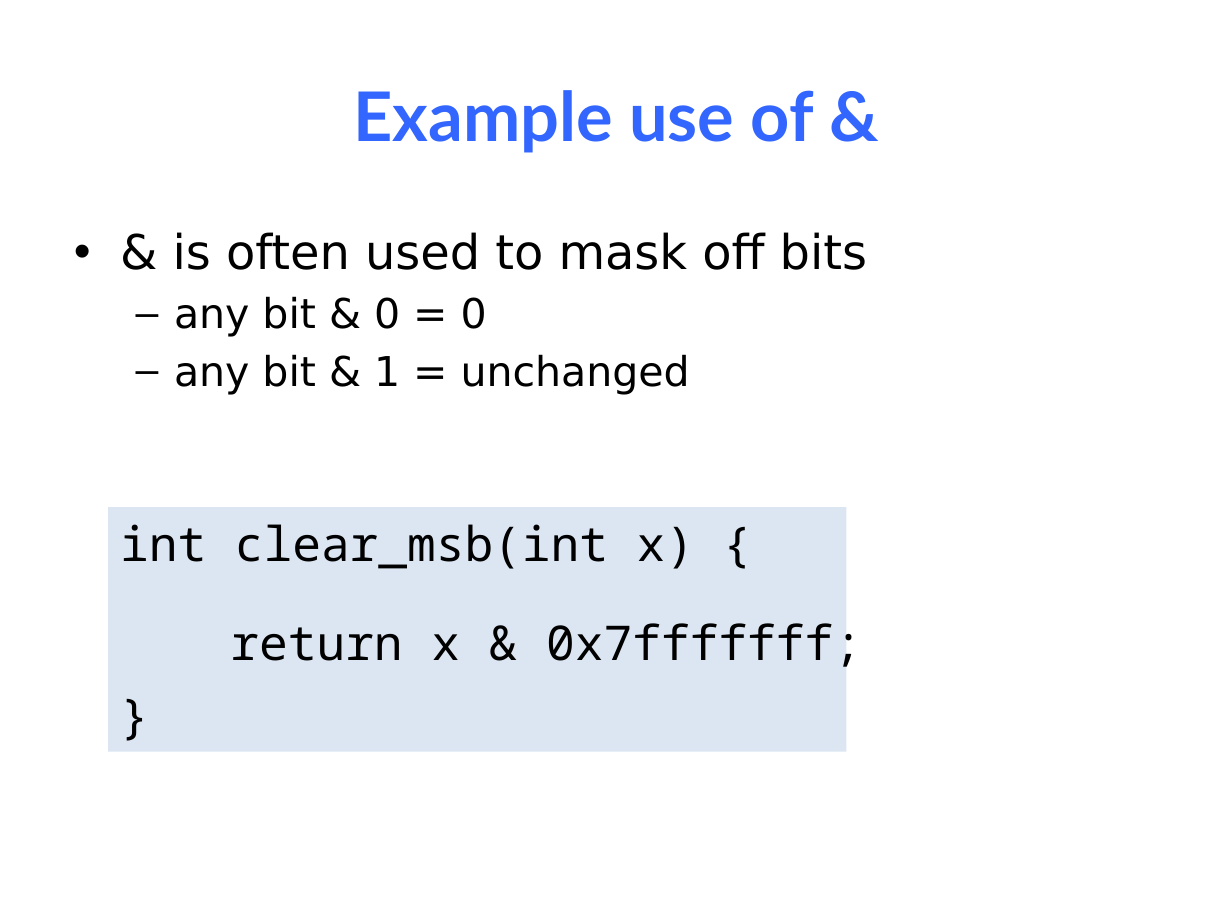
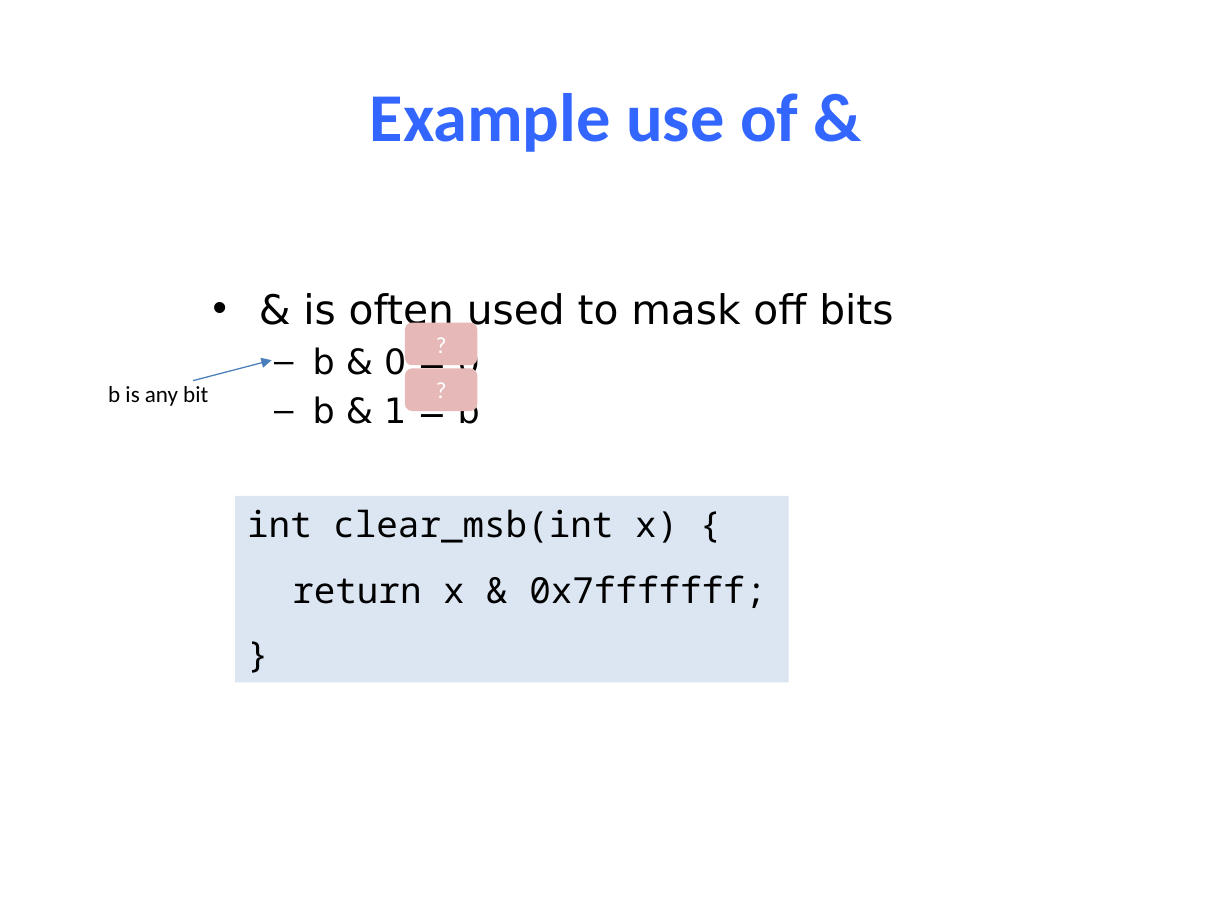
Before and after one commit to NYU-CSO/nyu-cso.github.io, a slide deck: slide 16 of notes/04-C_Basics.pptx (slide 21 before the commit). Drawn at 1232x924 pixels with LibreOffice and Linux fonts; fonts in the diff are those of the drawing. Boxes give left, top, right and bottom in pixels: in the first picture for what was removed or moved away, otherwise in the second. Text is boxed around its words. In the diff, an @@ line names an element or a change of style, - is before the commit and + after.

```diff
--- a/notes/04-C_Basics.pptx
+++ b/notes/04-C_Basics.pptx
@@ title "Example use of &" at box(370, 93, 798, 152): font Lato to Calibri @@
@@ text "& is often used to ...": place and size @@
-text "& is often used to ..." at box(173, 232, 867, 395)
+text "& is often used to ..." at box(303, 293, 893, 431)
@@ text at box(303, 293, 893, 332): size 28 to 23.8 pt in "& is often used to mask off ..." @@
@@ rounded rectangle added at box(405, 323, 478, 366), fill #E6B9B8, 13.5 pt, text #FFFFFF @@
+?
@@ text at box(313, 346, 480, 431): text changed; size 24 to 20.4 pt @@
-  – any bit & 0 = 0
-  – any bit & 1 = unchanged
+  – b & 0 = 0
+  – b & 1 = b
@@ text added at box(108, 386, 208, 406), 13.5 pt, text #000000 @@
+b is any bit
@@ arrow added from (193, 381) to (271, 360), #4B7EBC 0.75 pt @@
@@ rounded rectangle added at box(405, 368, 478, 411), fill #E6B9B8, 13.5 pt, text #FFFFFF @@
+?
@@ rectangle "int clear_msb(int x) {": place and size @@
-rectangle "int clear_msb(int x) {" at box(108, 508, 846, 753)
+rectangle "int clear_msb(int x) {" at box(235, 495, 788, 681)
@@ rectangle "int clear_msb(int x) {" at box(235, 495, 788, 681): size 28 to 21 pt @@
@@ text "return x & 0x7fffffff;" at box(292, 575, 766, 608): size 28 to 21 pt @@
@@ text "return x & 0x7fffffff;": place and size @@
-text "return x & 0x7fffffff;" at box(230, 623, 862, 667)
+text "return x & 0x7fffffff;" at box(292, 575, 766, 608)
```
Also in this commit, not shown: 36 other slides changed, 7 slides added, 12 slides removed, 3 other files.
